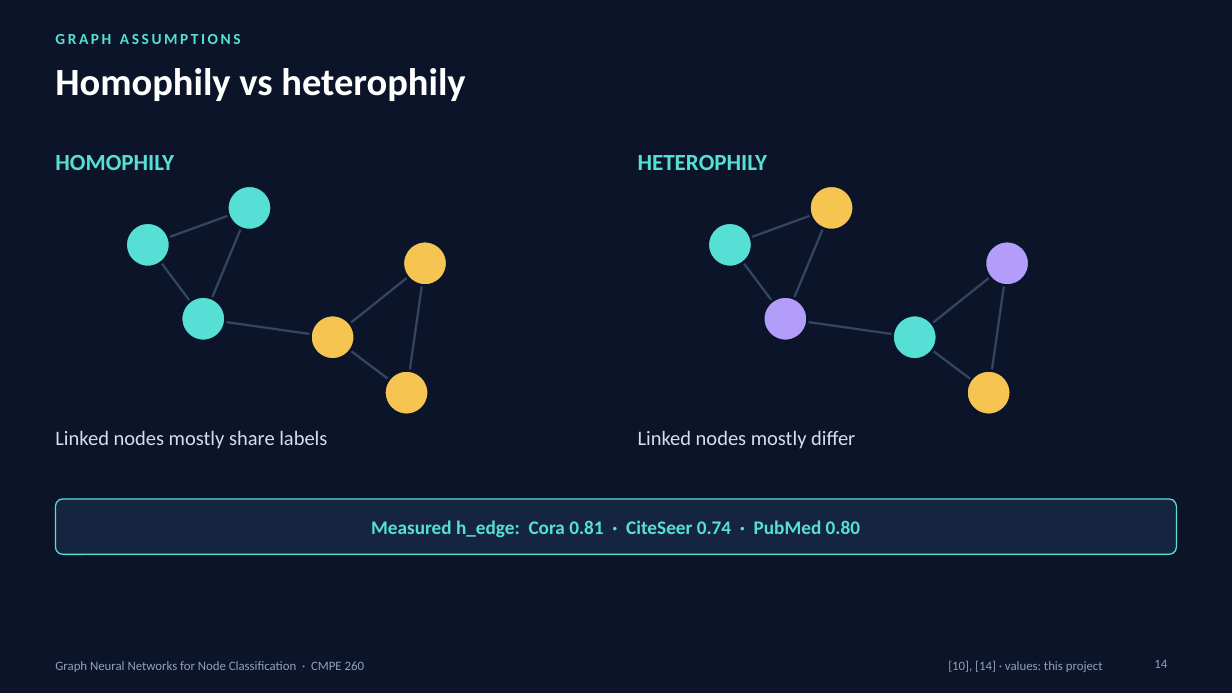
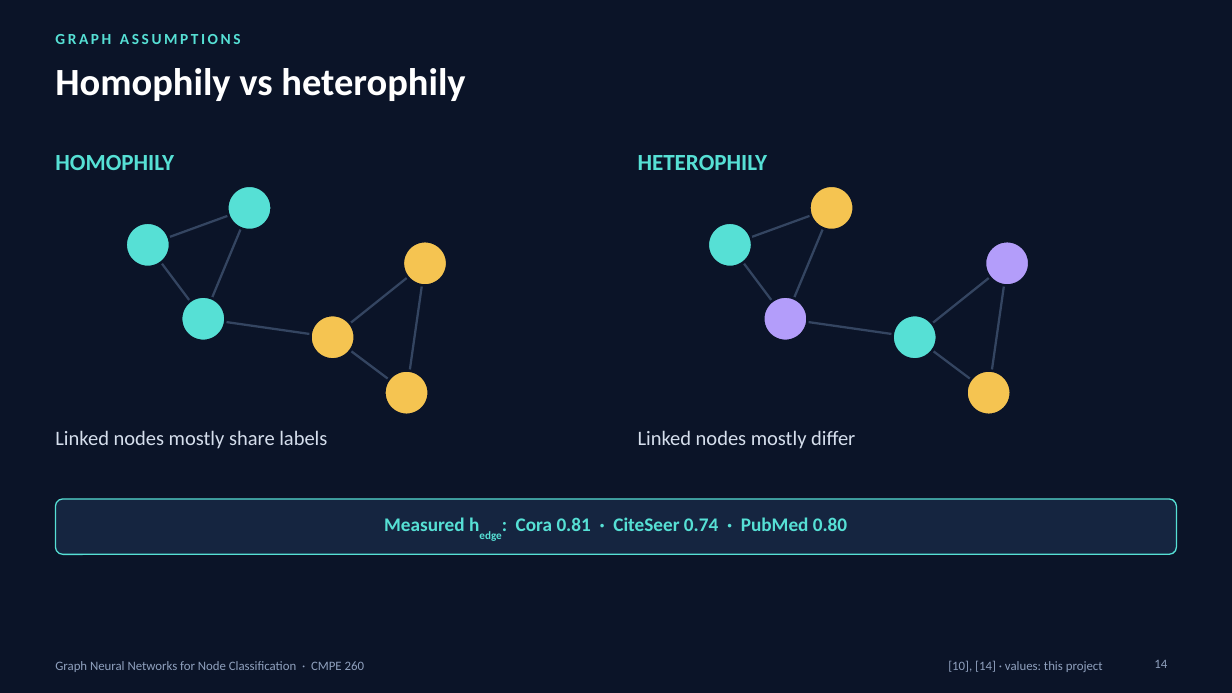
Before and after one commit to DMgaming00/CMPE-260, a slide deck: slide 14 of Project 3/presentation/GNN_Lecture_60_Slides.pptx. Drawn at 1232x693 pixels with LibreOffice and Linux fonts; fonts in the diff are those of the drawing. Boxes give left, top, right and bottom in pixels: in the first picture for what was removed or moved away, otherwise in the second. Text is boxed around its words. In the diff, an @@ line names an element or a change of style, - is before the commit and + after.

```diff
--- a/Project 3/presentation/GNN_Lecture_60_Slides.pptx
+++ b/Project 3/presentation/GNN_Lecture_60_Slides.pptx
@@ text at [384, 517, 847, 531]: text changed @@
-Measured h_edge: Cora 0.81 · CiteSeer 0.74 · PubMed 0.80
+Measured hedge: Cora 0.81 · CiteSeer 0.74 · PubMed 0.80
```
Also in this commit, not shown: 22 other slides changed, 7 other files.
